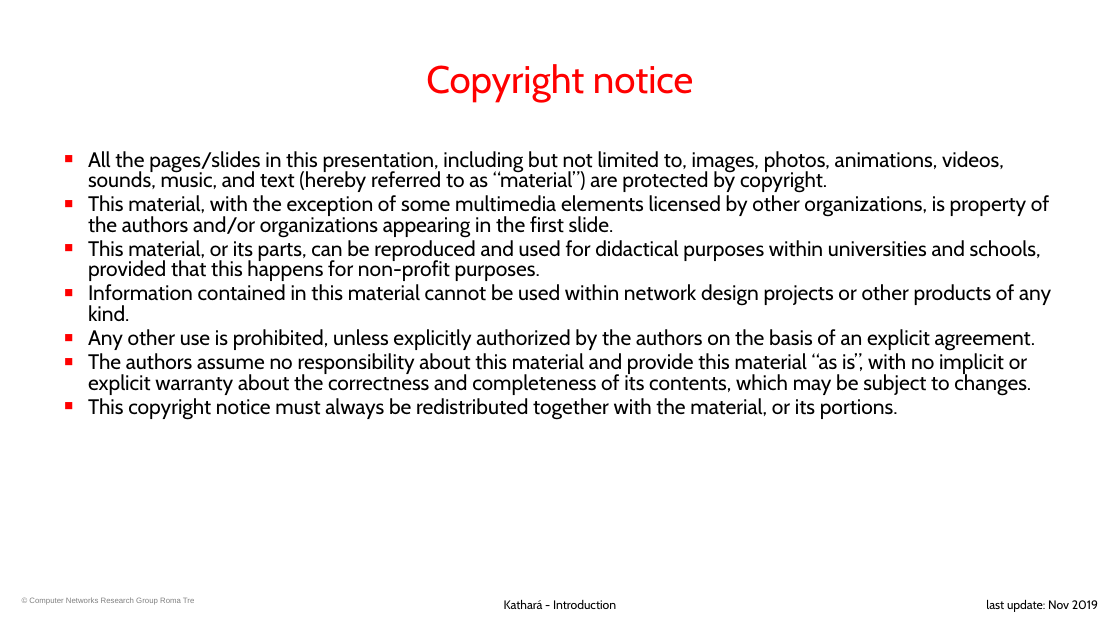
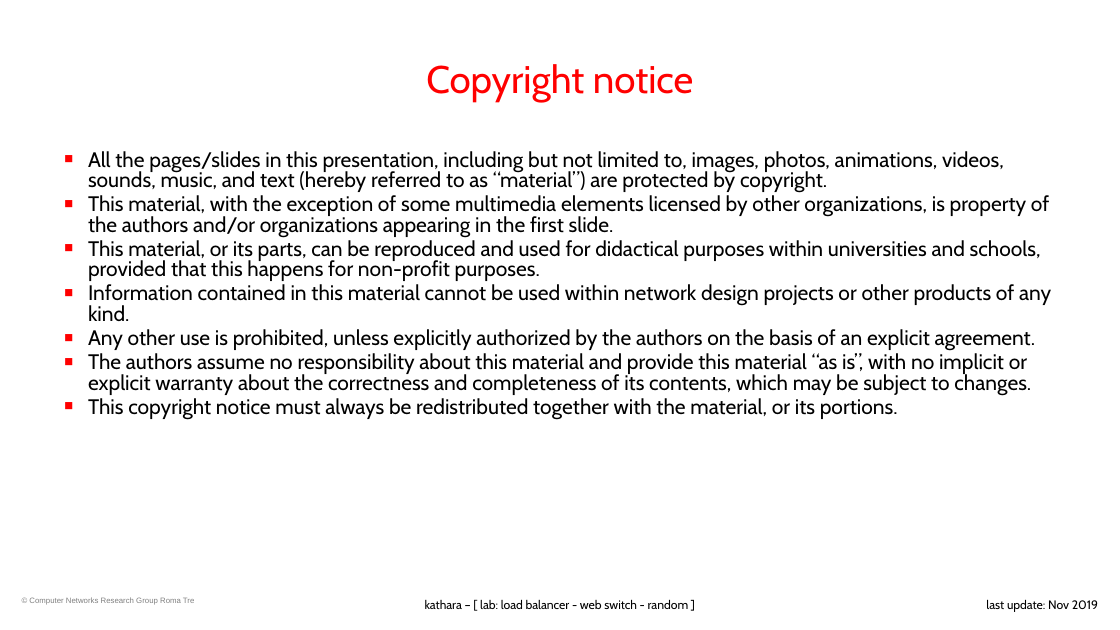
Before and after one commit to KatharaFramework/Kathara-Labs, a slide deck: slide 2 of Application Level/LoadBalancerRandom/013-kathara-lab_loadbalancer-ws-rnd.pptx. Drawn at 1120x630 pixels with LibreOffice and Linux fonts; fonts in the diff are those of the drawing. Boxes give left, top, right and bottom in pixels: in the first picture for what was removed or moved away, otherwise in the second. Text is boxed around its words. In the diff, an @@ line names an element or a change of style, - is before the commit and + after.

Commit message:
Updated two labs to 16:9 slides and enlarged characters

```diff
--- a/Application Level/LoadBalancerRandom/013-kathara-lab_loadbalancer-ws-rnd.pptx
+++ b/Application Level/LoadBalancerRandom/013-kathara-lab_loadbalancer-ws-rnd.pptx
@@ text at box(425, 599, 689, 609): text changed @@
-Kathará - Introduction
+kathara – [ lab: load balancer - web switch - random ]
```
Also in this commit, not shown: 3 other files.
